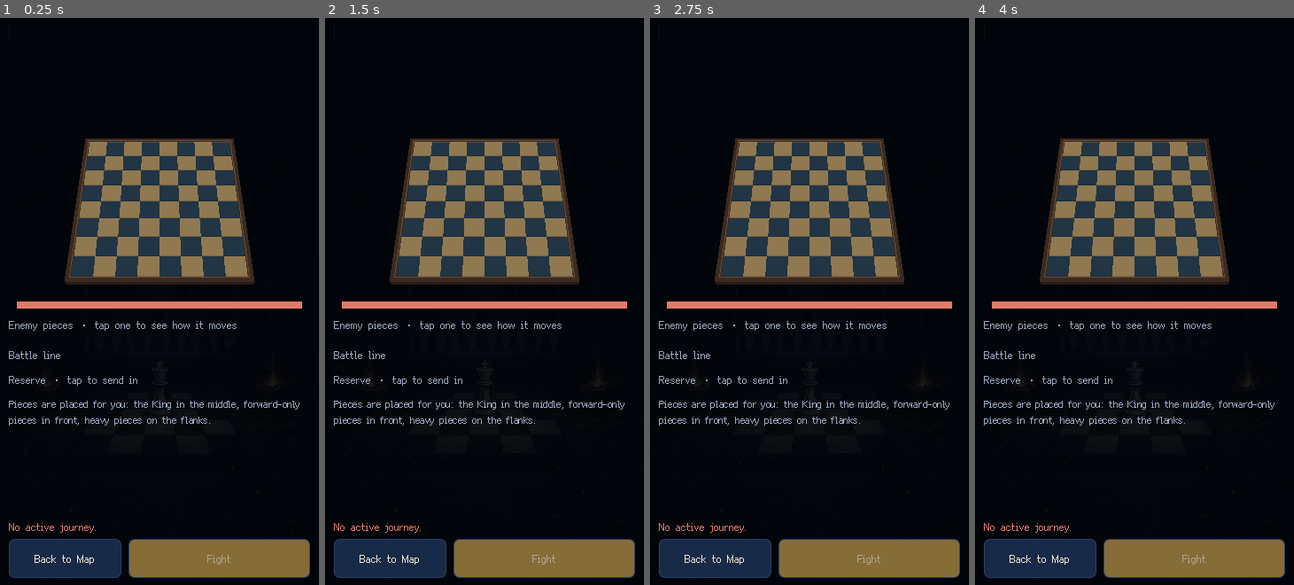
Above: before the commit, frames 1-4 (left to right).
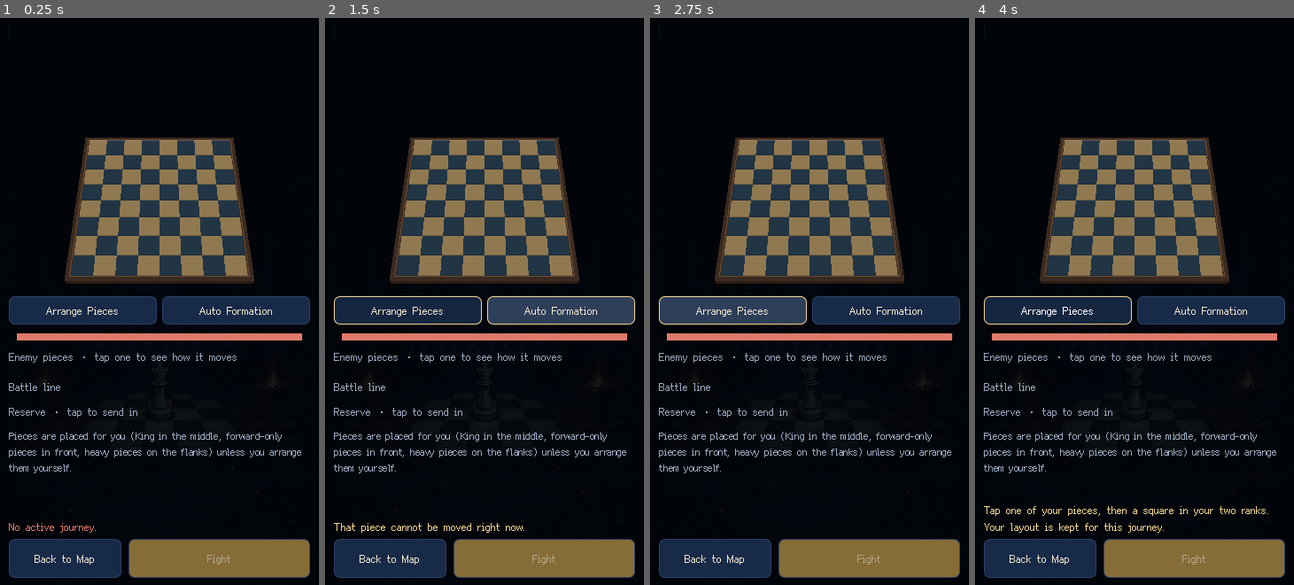
Above: after the commit, the same moments.

Repository: CapJunkrat/pixelking
Game: Godot game, scene res://scenes/run/PreBattleScene.tscn
Same seed, same stepped clock (60 frames per second), same inputs: the game is played once before the commit and once after it. This scene is started directly instead of the project's main scene. Sound files missing from this copy of the repository are replaced by a short silence.
Inputs (mouse positions are in pixels of both pictures, inside the frame that each line leads up to):
- Up to frame 1 (0.25 s): no input
- Up to frame 2 (1.5 s): click (407, 312) at 0.5 s, where only the run after the commit has a clickable "Arrange Pieces"; click (561, 312) at 1.25 s, where only the run after the commit has a clickable "Auto Formation"
- Up to frame 3 (2.75 s): click (732, 312) at 2 s, where only the run after the commit has a clickable "Arrange Pieces"
- Up to frame 4 (4 s): click (1211, 312) at 2.75 s, where only the run after the commit has a clickable "Auto Formation"; click (1057, 312) at 3.5 s, where only the run after the commit has a clickable "Arrange Pieces"

The runs differ from the first frame. In frame 1, 9.1% of the frame differs, in the area x 2-98%, y 21-81%; in frame 2, 9.4%; in frame 3, 9.2%; in frame 4, 9.6%, in the area x 2-98%, y 21-91%.
Error after the commit: Invalid access to property or key 'deployment_state' on a base object of type 'Nil'. (res://scripts/run/PreBattleScene.gd:267)

Commit message:
feat: arrange pieces by hand, remembered for the Run
The pre-battle preview gets Arrange Pieces: tap one of your pieces, then a square
in your two ranks (an occupied square swaps). Hand-placed squares are kept for
every later battle of the Run and survive line-up changes; pieces without one
are placed automatically around them. Auto Formation forgets them again.

Co-Authored-By: Claude Opus 5.5 <noreply@anthropic.com>
Claude-Session: https://claude.ai/code/session_012w4X79Jp4FAdeJJxKLYmvh

Diff:
--- a/scripts/autoload/Localization.gd
+++ b/scripts/autoload/Localization.gd
@@ -295,8 +295,12 @@
 			"PREBATTLE_ENEMIES": "Enemy pieces · tap one to see how it moves",
 			"PREBATTLE_LINEUP": "Battle line",
 			"PREBATTLE_RESERVE": "Reserve · tap to send in",
-			"PREBATTLE_FORMATION_NOTE": "Pieces are placed for you: the King in the middle, forward-only pieces in front, heavy pieces on the flanks.",
+			"PREBATTLE_FORMATION_NOTE": "Pieces are placed for you (King in the middle, forward-only pieces in front, heavy pieces on the flanks) unless you arrange them yourself.",
 			"PREBATTLE_BACK": "Back to Map",
+			"PREBATTLE_ARRANGE": "Arrange Pieces",
+			"PREBATTLE_AUTO_FORMATION": "Auto Formation",
+			"PREBATTLE_ARRANGE_HINT": "Tap one of your pieces, then a square in your two ranks. Your layout is kept for this journey.",
+			"PREBATTLE_ARRANGE_ROWS": "Pieces can only stand in your bottom two ranks.",
 			"PREBATTLE_FIGHT": "Fight",
 			"PREBATTLE_POWER_MINE": "You %d",
 			"PREBATTLE_POWER_THEIRS": "Enemy %d",
--- a/scripts/autoload/RunManager.gd
+++ b/scripts/autoload/RunManager.gd
@@ -243,6 +243,29 @@
 	var deployment_run: RunState = transaction["run"] as RunState
 	var deployment_rng: RunRngService = transaction["rng"] as RunRngService
 	var error: Error = deployment_service.move_piece(deployment_run, instance_id, target)
+	if error != OK:
+		return error
+	error = flow_state_machine.transition(deployment_run, RunPhase.DEPLOYMENT)
+	if error != OK:
+		return error
+	var commit_error: Error = _commit_transaction(deployment_run, deployment_rng)
+	if commit_error == OK:
+		deployment_changed.emit(current_run)
+	return commit_error
+
+## Clears the player's hand-placed formation for this Run and places pieces automatically.
+func reset_deployment_formation() -> Error:
+	_ensure_services()
+	if current_run == null:
+		return ERR_DOES_NOT_EXIST
+	if not _phase_is([RunPhase.DEPLOYMENT, RunPhase.BATTLE_READY]):
+		return ERR_UNAVAILABLE
+	var transaction: Dictionary = _clone_transaction()
+	if transaction.is_empty():
+		return ERR_INVALID_DATA
+	var deployment_run: RunState = transaction["run"] as RunState
+	var deployment_rng: RunRngService = transaction["rng"] as RunRngService
+	var error: Error = deployment_service.reset_formation(deployment_run)
 	if error != OK:
 		return error
 	error = flow_state_machine.transition(deployment_run, RunPhase.DEPLOYMENT)
--- a/scripts/run/DeploymentFormation.gd
+++ b/scripts/run/DeploymentFormation.gd
@@ -13,9 +13,13 @@
 const PLAYER_RANKS := 2
 
 ## Returns {instance_id (int): Vector2i} for every active piece.
-static func arrange(run_state: RunState, board_size: int) -> Dictionary:
+## `fixed` maps instance ids to squares the player chose; they are kept as they are.
+static func arrange(run_state: RunState, board_size: int, fixed: Dictionary = {}) -> Dictionary:
 	var result: Dictionary = {}
 	var occupied: Dictionary = {}
+	for instance_id: Variant in fixed:
+		result[int(instance_id)] = fixed[instance_id]
+		occupied[fixed[instance_id]] = true
 	var centre: int = floori(float(board_size) / 2.0)
 	var middle_out: Array[int] = _middle_out(board_size, centre)
 	var corners: Array[int] = _corners_in(board_size)
@@ -24,12 +28,14 @@
 	var others: Array[PieceInstanceState] = []
 	for instance_id: int in run_state.active_piece_ids:
 		var piece: PieceInstanceState = run_state.get_piece_state(instance_id)
-		if piece == null:
+		if piece == null or result.has(instance_id):
 			continue
 		var definition: PieceDef = PieceDefDatabase.get_def(String(piece.piece_def_id))
-		if piece.is_king:
+		if piece.is_king and not occupied.has(Vector2i(centre, 0)):
 			result[instance_id] = Vector2i(centre, 0)
 			occupied[Vector2i(centre, 0)] = true
+		elif piece.is_king:
+			result[instance_id] = _take(occupied, [[middle_out, 0], [middle_out, 1]], board_size)
 		elif definition != null and moves_forward_only(definition):
 			forward.append(piece)
 		elif definition != null and definition.weight_class == PieceDef.WeightClass.HEAVY:
--- a/scripts/run/DeploymentService.gd
+++ b/scripts/run/DeploymentService.gd
@@ -38,7 +38,7 @@
 		return ERR_DOES_NOT_EXIST
 	var deployment: DeploymentState = run_state.deployment_state
 	deployment.player_positions = {}
-	var formation: Dictionary = DeploymentFormation.arrange(run_state, deployment.board_size)
+	var formation: Dictionary = DeploymentFormation.arrange(run_state, deployment.board_size, _chosen_squares(run_state, deployment.board_size))
 	for instance_id: int in run_state.active_piece_ids:
 		var position: Vector2i = formation.get(instance_id, Vector2i(-1, -1))
 		if position == Vector2i(-1, -1):
@@ -58,10 +58,34 @@
 		return ERR_INVALID_DATA
 	var occupant_id: int = deployment.player_at(target)
 	deployment.set_player_position(instance_id, target)
+	run_state.preferred_positions[str(instance_id)] = DeploymentState.position_value(target)
 	if occupant_id > 0 and occupant_id != instance_id:
 		deployment.set_player_position(occupant_id, source)
+		run_state.preferred_positions[str(occupant_id)] = DeploymentState.position_value(source)
 	deployment.confirmed = false
 	return OK if deployment.is_valid(run_state) else ERR_INVALID_DATA
+
+## Forgets every hand-placed square and lays the army out automatically again.
+func reset_formation(run_state: RunState) -> Error:
+	if run_state == null:
+		return ERR_DOES_NOT_EXIST
+	run_state.preferred_positions = {}
+	return synchronize_with_roster(run_state) if run_state.deployment_state != null else OK
+
+## The player's remembered squares that still fit: active pieces, own two ranks, no clashes.
+func _chosen_squares(run_state: RunState, board_size: int) -> Dictionary:
+	var result: Dictionary = {}
+	var taken: Dictionary = {}
+	for instance_id: int in run_state.active_piece_ids:
+		var value: Variant = run_state.preferred_positions.get(str(instance_id), null)
+		if value == null:
+			continue
+		var square: Vector2i = DeploymentState.position_from_value(value)
+		if square.x < 0 or square.x >= board_size or square.y < 0 or square.y > 1 or taken.has(square):
+			continue
+		taken[square] = true
+		result[instance_id] = square
+	return result
 
 func confirm(run_state: RunState) -> Error:
 	if run_state == null or run_state.deployment_state == null or not run_state.deployment_state.is_valid(run_state):
--- a/scripts/run/PreBattleScene.gd
+++ b/scripts/run/PreBattleScene.gd
@@ -41,7 +41,12 @@
 var status_label: Label = null
 var back_button: Button = null
 var fight_button: Button = null
+var arrange_button: Button = null
+var auto_button: Button = null
 var focus_id: String = ""
+## Arranging by hand: tap one of your pieces, then a square in your two ranks.
+var arranging: bool = false
+var arrange_selected: int = 0
 var _starting: bool = false
 
 func _ready() -> void:
@@ -94,6 +99,22 @@
 	board_view.deploy_rows = 0
 	board_view.square_pressed.connect(_on_square_pressed)
 	layout.add_child(board_view)
+
+	var arrange_row: HBoxContainer = HBoxContainer.new()
+	arrange_row.name = "ArrangeRow"
+	arrange_row.add_theme_constant_override("separation", 6)
+	arrange_button = _button(_text("PREBATTLE_ARRANGE"), PANEL_2, LINE, INK)
+	arrange_button.name = "ArrangeButton"
+	arrange_button.custom_minimum_size = Vector2(0, 32)
+	arrange_button.toggle_mode = true
+	arrange_button.toggled.connect(_set_arranging)
+	auto_button = _button(_text("PREBATTLE_AUTO_FORMATION"), PANEL_2, LINE, INK)
+	auto_button.name = "AutoFormationButton"
+	auto_button.custom_minimum_size = Vector2(0, 32)
+	auto_button.pressed.connect(_reset_formation)
+	arrange_row.add_child(arrange_button)
+	arrange_row.add_child(auto_button)
+	layout.add_child(arrange_row)
 
 	var power: HBoxContainer = HBoxContainer.new()
 	power.add_theme_constant_override("separation", 8)
@@ -246,11 +267,13 @@
 	var deployment: DeploymentState = run_manager.current_run.deployment_state
 	var pieces: Dictionary = {}
 	var focus_square: Vector2i = DeploymentBoardView.NO_SQUARE
+	if arranging and arrange_selected > 0:
+		focus_square = deployment.player_position(arrange_selected)
 	for placement: Dictionary in deployment.enemy_placements:
 		var square: Vector2i = DeploymentState.position_from_value(placement.get("position", {}))
 		var id: String = str(placement.get("piece_def_id", ""))
 		pieces[square] = {"texture": _texture(&"black", id), "player": false}
-		if id == focus_id and focus_square == DeploymentBoardView.NO_SQUARE:
+		if id == focus_id and focus_square == DeploymentBoardView.NO_SQUARE and not arranging:
 			focus_square = square
 	for instance_id: int in run_manager.current_run.active_piece_ids:
 		var piece: PieceInstanceState = run_manager.current_run.get_piece_state(instance_id)
@@ -405,11 +428,55 @@
 	_render_pattern()
 
 func _on_square_pressed(square: Vector2i) -> void:
+	if arranging and _arrange_at(square):
+		return
 	for placement: Dictionary in run_manager.current_run.deployment_state.enemy_placements:
 		if DeploymentState.position_from_value(placement.get("position", {})) == square:
 			focus_id = ""
 			_focus(str(placement.get("piece_def_id", "")))
 			return
+
+func _set_arranging(enabled: bool) -> void:
+	arranging = enabled
+	arrange_selected = 0
+	board_view.deploy_rows = 2 if enabled else 0
+	if enabled:
+		_show_status(_text("PREBATTLE_ARRANGE_HINT"))
+		status_label.add_theme_color_override("font_color", GOLD_SOFT)
+	else:
+		status_label.visible = false
+		status_label.add_theme_color_override("font_color", ENEMY)
+	_render_board()
+
+## Handles a tap while arranging. Returns false when the tap was not about arranging.
+func _arrange_at(square: Vector2i) -> bool:
+	var deployment: DeploymentState = run_manager.current_run.deployment_state
+	var own: int = deployment.player_at(square)
+	if arrange_selected <= 0:
+		if own <= 0:
+			return false
+		arrange_selected = own
+		_render_board()
+		return true
+	if own == arrange_selected:
+		arrange_selected = 0
+		_render_board()
+		return true
+	if square.y > 1:
+		return false
+	if run_manager.move_deployed_piece(arrange_selected, square) != OK:
+		_show_status(_text("PREBATTLE_ARRANGE_ROWS"))
+		return true
+	arrange_selected = 0
+	_render_board()
+	return true
+
+func _reset_formation() -> void:
+	if run_manager.reset_deployment_formation() != OK:
+		_show_status(_text("PREBATTLE_LINEUP_ERROR"))
+		return
+	arrange_selected = 0
+	_render_board()
 
 func _toggle_piece(instance_id: int, to_active: bool) -> void:
 	if to_active and _active_non_king() >= run_manager.current_run.max_active_pieces():
--- a/scripts/run/RunState.gd
+++ b/scripts/run/RunState.gd
@@ -38,6 +38,9 @@
 var pending_choice: Dictionary = {}
 var run_statistics: Dictionary = {}
 var next_piece_instance_id: int = 1
+## Squares the player chose by hand, kept for every later battle of this Run:
+## str(instance_id) -> {"x", "y"}. Pieces without one are placed automatically.
+var preferred_positions: Dictionary = {}
 
 func initialize_new(seed_value: int, mode_value: String = MODE_STANDARD) -> void:
 	run_version = CURRENT_RUN_VERSION
@@ -193,6 +196,7 @@
 		"pending_choice": pending_choice.duplicate(true),
 		"run_statistics": run_statistics.duplicate(true),
 		"next_piece_instance_id": next_piece_instance_id,
+		"preferred_positions": preferred_positions.duplicate(true),
 	}
 
 func load_from_dictionary(data: Dictionary, normalize_active_battle: bool = true) -> bool:
@@ -253,6 +257,7 @@
 	pending_choice = _dictionary_value(data, "pending_choice")
 	run_statistics = _dictionary_value(data, "run_statistics")
 	next_piece_instance_id = int(data.get("next_piece_instance_id", 1))
+	preferred_positions = _dictionary_value(data, "preferred_positions")
 	var legacy_sacrifice: bool = str(pending_choice.get("type", "")) == "sacrifice"
 	if legacy_sacrifice:
 		# Older saves could stop on the removed sacrifice screen; send the player back to the battle node.
--- a/scripts/tests/scenes/test_prebattle_scene.gd
+++ b/scripts/tests/scenes/test_prebattle_scene.gd
@@ -51,6 +51,24 @@
 	await process_frame
 	_expect(moved_id in manager.current_run.active_piece_ids and manager.current_run.deployment_state.player_position(moved_id).y <= 1, "tapping a reserve piece sends it back in and places it")
 
+	# Arrange by hand: move the King one file left; the choice is kept for the Run.
+	var arrange: Button = preview.get_node("SafeArea/Layout/ArrangeRow/ArrangeButton") as Button
+	arrange.button_pressed = true
+	await process_frame
+	board.square_pressed.emit(Vector2i(4, 0))
+	board.square_pressed.emit(Vector2i(3, 0))
+	await process_frame
+	_expect(manager.current_run.deployment_state.player_position(king_id) == Vector2i(3, 0), "arranging moves the King where the player taps")
+	_expect(DeploymentState.position_from_value(manager.current_run.preferred_positions.get(str(king_id), {})) == Vector2i(3, 0), "the hand-placed square is remembered for the Run")
+	(reserve_row.get_parent().get_node("ActiveRow").get_node("Piece_%d" % moved_id) as Button).pressed.emit()
+	await process_frame
+	_expect(manager.current_run.deployment_state.player_position(king_id) == Vector2i(3, 0), "changing the line-up keeps the hand-placed King")
+	(reserve_row.get_node("Piece_%d" % moved_id) as Button).pressed.emit()
+	await process_frame
+	(preview.get_node("SafeArea/Layout/ArrangeRow/AutoFormationButton") as Button).pressed.emit()
+	await process_frame
+	_expect(manager.current_run.deployment_state.player_position(king_id) == Vector2i(4, 0) and manager.current_run.preferred_positions.is_empty(), "Auto Formation forgets the hand-placed squares")
+
 	(preview.get_node("SafeArea/Layout/Actions/FightButton") as Button).pressed.emit()
 	await process_frame
 	_expect(manager.current_run.phase == RunPhase.BATTLE_ACTIVE, "Fight starts the battle in one tap")
